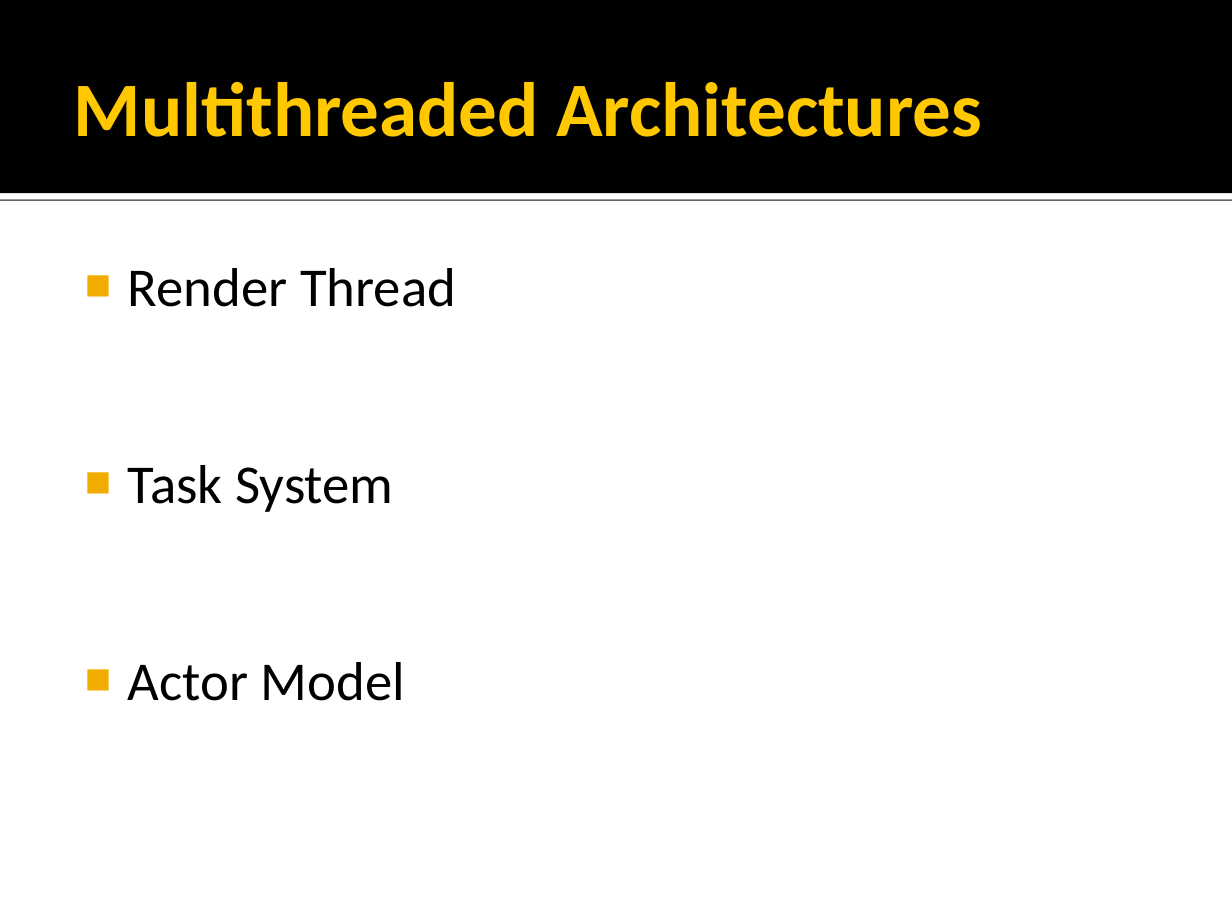
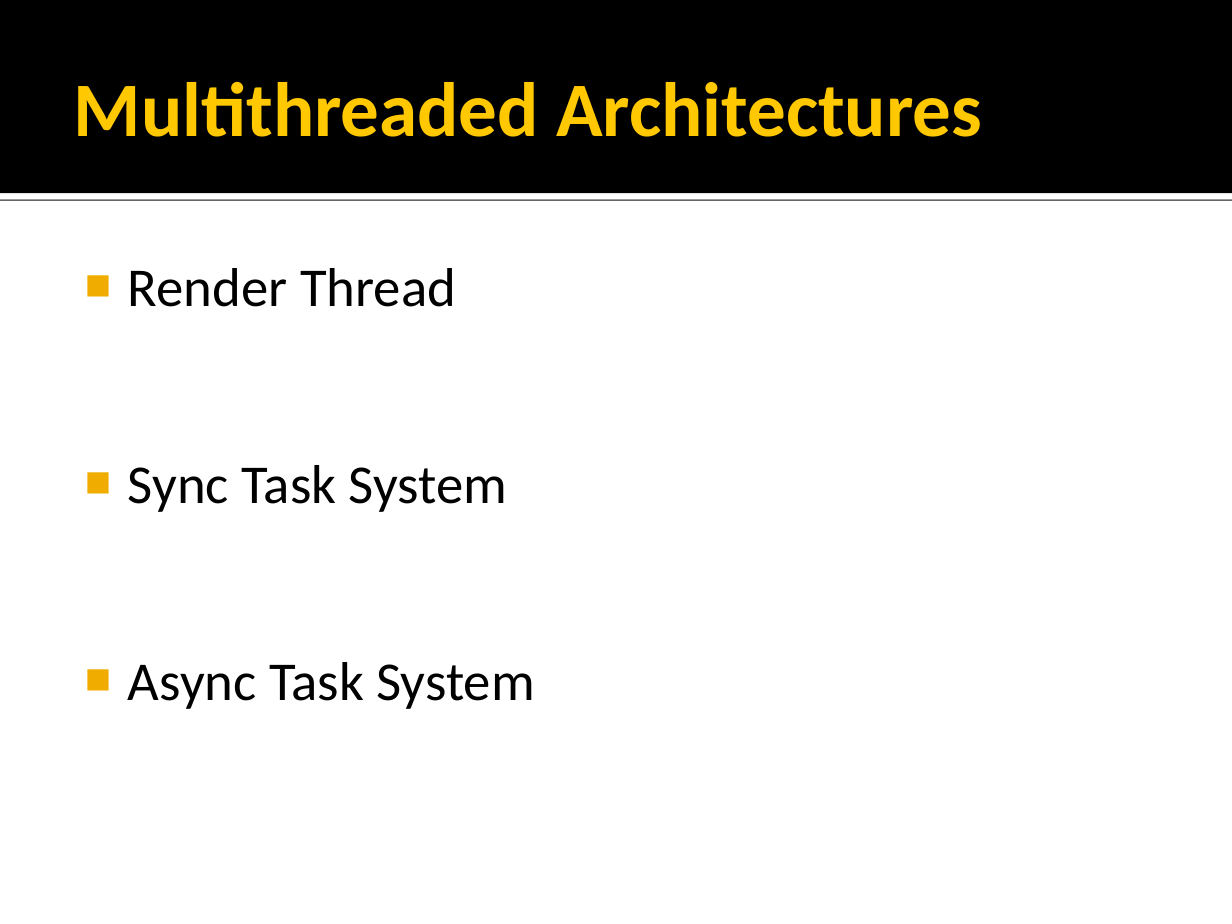
Before and after one commit to rmeisler/example_code, a slide deck: slide 3 of Concurrency Strategies.ppt. Drawn at 1232x924 pixels with LibreOffice and Linux fonts; fonts in the diff are those of the drawing; background and template pictures are left out. Boxes give left, top, right and bottom in pixels: in the first picture for what was removed or moved away, otherwise in the second. Text is boxed around its words. In the diff, an @@ line names an element or a change of style, - is before the commit and + after.

Commit message:
- Forgot to commit actor model file - Finalized presentation

```diff
--- a/Concurrency Strategies.ppt
+++ b/Concurrency Strategies.ppt
@@ text at (128, 465, 534, 709): text changed @@
-■ Task System
-■ Actor Model
+■ Sync Task System
+■ Async Task System
```
Also in this commit, not shown: 29 other slides changed, 18 slides added, 14 slides removed, 1 other file.
